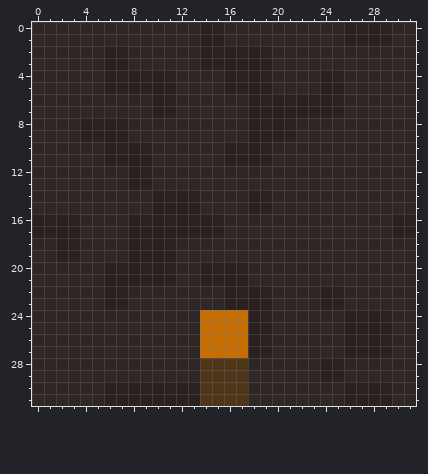
File history of a pixel-art sprite, client/assets/tiles/torch_down.png. Above, as it was before the edit.
The file is 32x32 pixels. Colours within 5 levels of each other are drawn and written as one.
The result:
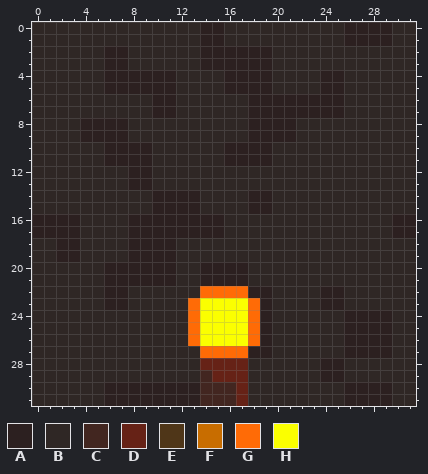
Palette (. is transparent): A #2c2020  B #2f2725  C #422620  D #662216  E #4f3618  F #c86d00  G #ff6b06  H #fbff00
Edits made:
{"y":22,"x":14,"old":"BBAA","new":"GGGG"}
{"y":23,"x":13,"old":"BBBAAA","new":"GHHHHG"}
{"y":24,"x":13,"old":"BFFFFA","new":"GHHHHG"}
{"y":25,"x":13,"old":"BFFFFA","new":"GHHHHG"}
{"y":26,"x":13,"old":"BFFFFA","new":"GHHHHG"}
{"y":27,"x":14,"old":"FFFF","new":"GGGG"}
{"y":28,"x":14,"old":"EEEE","new":"DDDD"}
{"y":29,"x":14,"old":"EEEE","new":"CDDD"}
{"y":30,"x":14,"old":"EEEE","new":"CCCD"}
{"y":31,"x":14,"old":"EEEE","new":"CCCD"}
{"label":"changed","picture_box":[188,286,260,406]}
